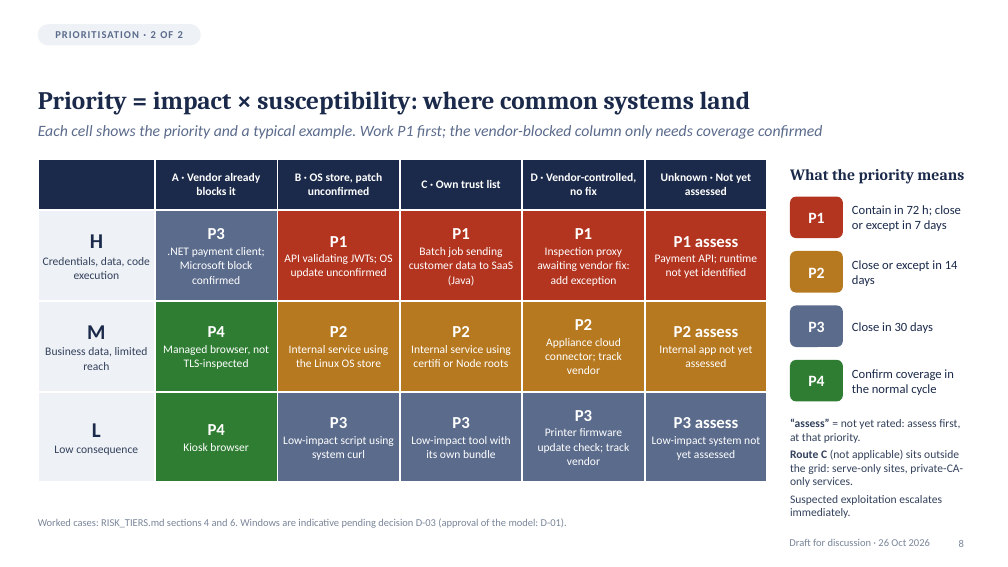
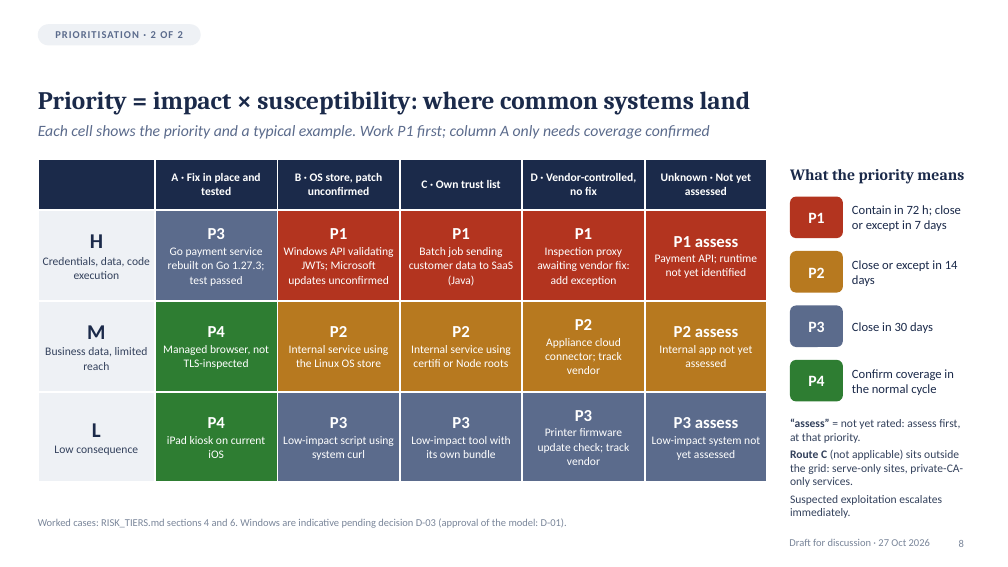
Before and after one commit to jfang88/eMudhraResponse, a slide deck: slide 8 of eMudhra-response-briefing.pptx. Drawn at 1008x567 pixels with LibreOffice and Linux fonts; fonts in the diff are those of the drawing. Boxes give left, top, right and bottom in pixels: in the first picture for what was removed or moved away, otherwise in the second. Text is boxed around its words. In the diff, an @@ line names an element or a change of style, - is before the commit and + after.

```diff
--- a/eMudhra-response-briefing.pptx
+++ b/eMudhra-response-briefing.pptx
@@ text at (38,125,709,139): text changed @@
-Each cell shows the priority and a typical example. Work P1 first; the vendor-blocked column only needs coverage confirmed
+Each cell shows the priority and a typical example. Work P1 first; column A only needs coverage confirmed
@@ table at (38,159,768,469) @@
-row 1, column 2: A · Vendor already blocks it
+row 1, column 2: A · Fix in place and tested
-row 2, column 2: P3 / .NET payment client; Microsoft block confirmed
+row 2, column 2: P3 / Go payment service rebuilt on Go 1.27.3; test passed
-row 2, column 3: P1 / API validating JWTs; OS update unconfirmed
+row 2, column 3: P1 / Windows API validating JWTs; Microsoft updates unconfirmed
-row 4, column 2: P4 / Kiosk browser
+row 4, column 2: P4 / iPad kiosk on current iOS
@@ text at (789,539,930,546): text changed @@
-Draft for discussion · 26 Oct 2026
+Draft for discussion · 27 Oct 2026
```
Also in this commit, not shown: 15 other slides changed, 13 other files.
